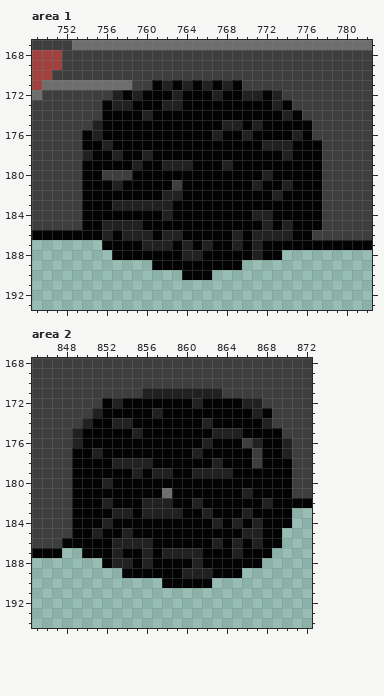
Edited in one commit: pixel-art file (CARS/AllCars.aseprite). The picture above is the old version.
903x503 pixels, 1 frame. Pixels under 10% opacity are left out. Colours within 5 levels of each other are drawn and written as one. Shown: area 1: x 749..782, y 167..193; area 2: x 845..872, y 168..194. The old version is drawn lined up with the new one. The commit also changed other parts of the picture, which this record leaves out.
New version:
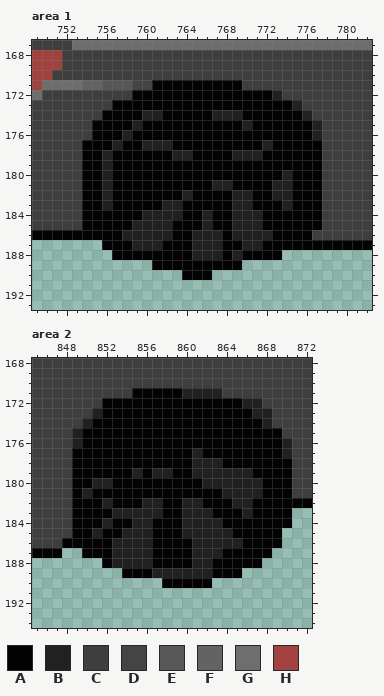
Palette (. is transparent): A #030303  B #212121  C #3e3e3e  D #444444  E #575757  F #636363  G #6e6e6e  H #a1423f
Edits made:
drawings rearranged on the sheet (the old picture shows each at its new place; 10 dropped ones are not shown)
Changed rows in their new state; - is an unchanged pixel.
Area 1:
first column x 754:
171 FFEEEDD-A-A-A-A---------
172 ---CCA---A---A--AA------
173 --CAA---AA---------A-B--
174 -------B-----BBB----A-B-
175 -A---B--------AABA-----B
176 CA--B--------A--A----A-B
177 --AB--BBB----------AA---
178 A-BA--A--BB----BBB--A---
179 --B--A--AAA---A---------
180 --BAA-------------A-B---
181 --BA-----A---BB--A-B----
182 --B-----AAB----BB---B---
183 --BAAAAA-B-----BB---B---
184 ------BB-B--B--BB-A-----
185 --AAA-BBB---B--BBBA-A---
186 --A----B-A-BBB--B--AA---
187 -----B--A-AB-B-AB-------
188 ----------A-BB-B-A------
Area 2:
first column x 850:
171 -----AAAAA---------
172 ---A-------A-------
173 -------A----------B
174 ---AA-------A------
175 -----A-------AAA---
176 ------------A---AA-
177 -A---------------A-
178 ---AAAA----BB----A-
179 ---------------BB--
180 -B----------BBBBBB-
181 B-------A-----BB-B-
182 --------A-B----BB-A
183 -----B--AABB-------
184 -----BB---BBB--A-A-
185 -----BB---BBBBB-AA-
186 -----------BB-B--A-
187 ----BB--AAA-BB-A---
188 -----B------B------
189 -------BBB---------
